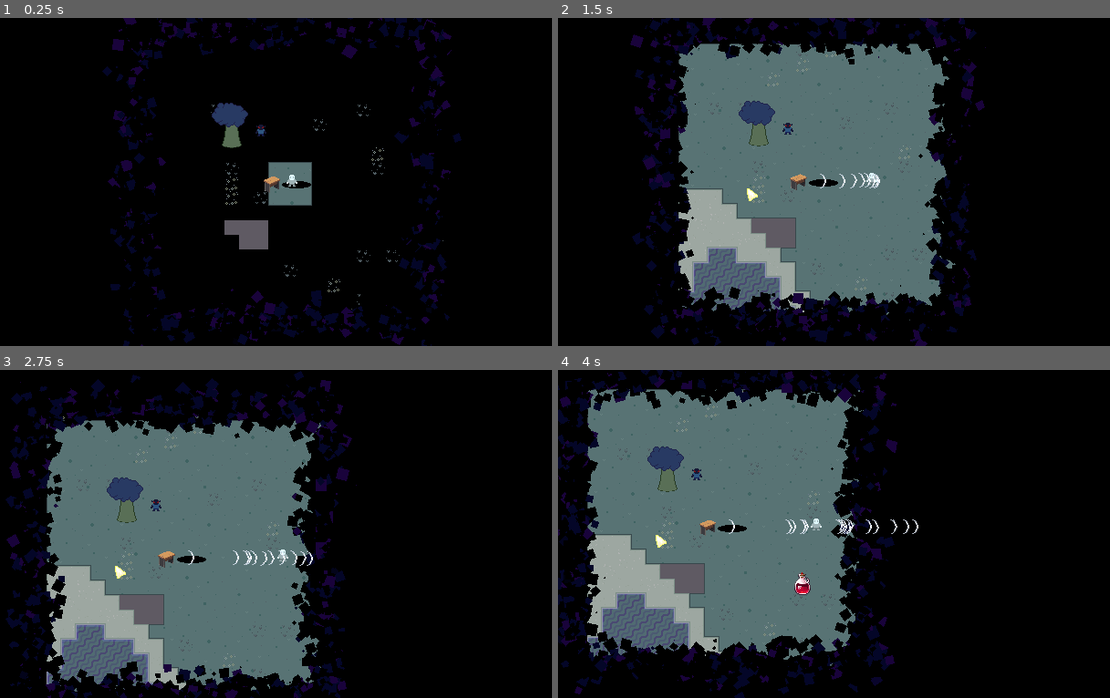
Above: before the commit, frames 1-4 (two rows, left to right).
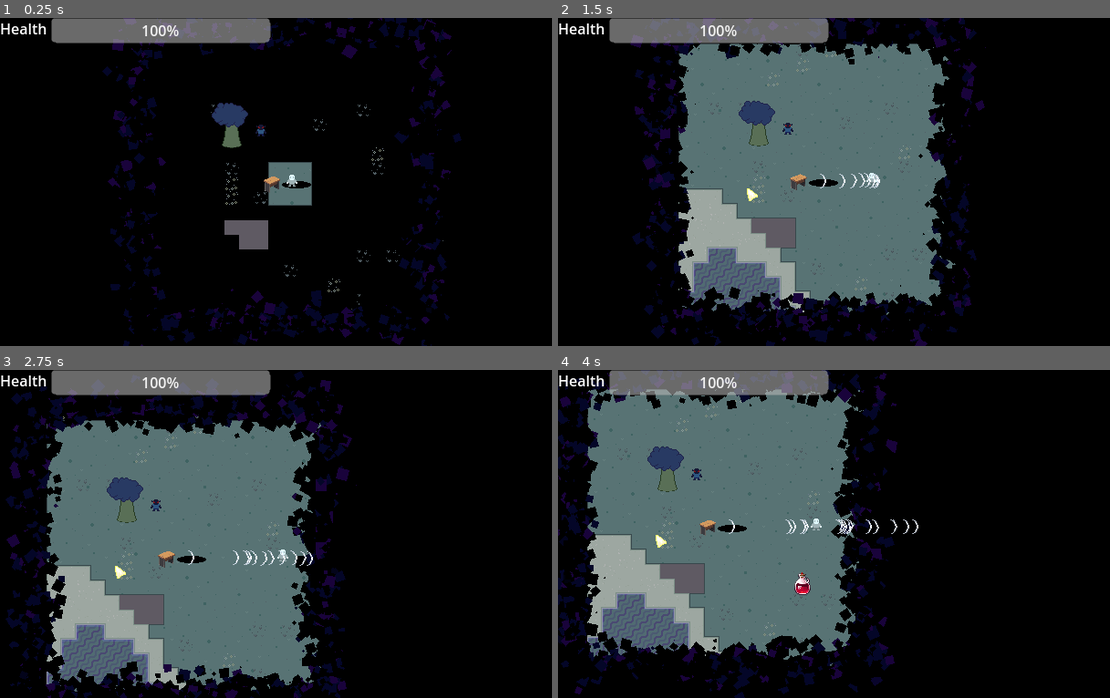
Above: after the commit, the same moments.

Repository: TimoRoggel/EverDark
Game: Godot game, scene res://scenes/levels/world.tscn
The game is run twice, just before and just after one commit, with the same random seed, the same clock (stepped at 60 frames per second) and the same inputs.
Inputs (mouse positions are in pixels of both pictures, inside the frame that each line leads up to):
- Up to frame 1 (0.25 s): no input
- Up to frame 2 (1.5 s): tap Enter at 0.5 s; move the mouse to (977, 165) at 0.52 s; press the mouse at (977, 165) at 0.53 s; hold D (right) 0.53-1.25 s; release the mouse at (977, 165) at 1.25 s; drag from (734, 198) to (922, 168) at 1.27 s
- Up to frame 3 (2.75 s): move the mouse to (347, 461) at 2.02 s; hold D (right) from 2.03 s (still down); hold Shift (dash) from 2.03 s (still down)
- Up to frame 4 (4 s): release D (right) at 2.75 s; release Shift (dash) at 2.75 s; drag from (822, 599) to (679, 573) at 2.77 s; move the mouse to (1027, 583) at 3.52 s; hold A (left) from 3.53 s (still down); hold Ctrl from 3.53 s (still down)

The runs differ from the first frame. In frame 1, 3.2% of the frame differs, in the area x 0-50%, y 0-8%; in frame 2, 3.2%; in frame 3, 3.2%; in frame 4, 3.2%.

Commit message:
Added a health bar

Diff:
--- /dev/null
+++ b/UI/health_bar.gd
@@ -0,0 +1,13 @@
+class_name HealthBar extends ProgressBar
+
+@onready var health_component: PlayerHealthComponent = $"../../../components/health"
+
+func _ready() -> void:
+	if health_component:
+		max_value = health_component.max_health
+		value = health_component.current_health
+		set_process(true)
+
+func _process(_delta: float) -> void:
+	if health_component:
+		value = health_component.current_health
--- /dev/null
+++ b/UI/hud.tscn
@@ -0,0 +1,25 @@
+[gd_scene load_steps=2 format=3 uid="uid://beguyjw3ooy0v"]
+
+[ext_resource type="Script" uid="uid://cd3a88w0gqwch" path="res://UI/health_bar.gd" id="1_ne75i"]
+
+[node name="HUD" type="Control"]
+layout_mode = 3
+anchors_preset = 15
+anchor_right = 1.0
+anchor_bottom = 1.0
+grow_horizontal = 2
+grow_vertical = 2
+
+[node name="HealthBar" type="ProgressBar" parent="."]
+z_index = 1
+layout_mode = 0
+offset_left = 56.0
+offset_right = 296.0
+offset_bottom = 20.0
+script = ExtResource("1_ne75i")
+
+[node name="HealthLabel" type="Label" parent="."]
+layout_mode = 0
+offset_right = 52.0
+offset_bottom = 23.0
+text = "Health"
--- a/scenes/characters/player.tscn
+++ b/scenes/characters/player.tscn
@@ -19,6 +19,7 @@
 [ext_resource type="Script" uid="uid://bvp6jp0bat6ko" path="res://scripts/resources/attack.gd" id="12_xrqxk"]
 [ext_resource type="Script" uid="uid://c0jl7340jmrnc" path="res://scripts/components/block_component.gd" id="17_d6tgn"]
 [ext_resource type="PackedScene" uid="uid://bn1esnd74d0hh" path="res://UI/pause_menu.tscn" id="18_d6tgn"]
+[ext_resource type="PackedScene" uid="uid://beguyjw3ooy0v" path="res://UI/hud.tscn" id="20_kmyvj"]
 
 [sub_resource type="RectangleShape2D" id="RectangleShape2D_dyp2m"]
 size = Vector2(6, 8)
@@ -119,6 +120,8 @@
 
 [node name="CanvasLayer" type="CanvasLayer" parent="."]
 
+[node name="HUD" parent="CanvasLayer" instance=ExtResource("20_kmyvj")]
+
 [node name="pause_screen" parent="CanvasLayer" instance=ExtResource("18_d6tgn")]
 process_mode = 3
 visible = false
Not shown, added: UI/health_bar.gd.uid
Not shown: 1 places in scenes/characters/player.tscn that only renumber resources
